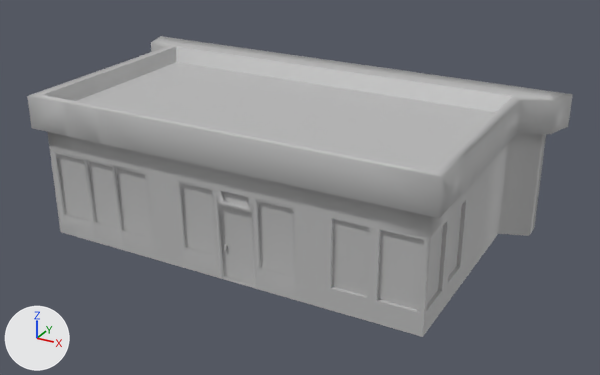
Two versions of the FBX model Assets/Models/GasStation/Paystation_Building.fbx, one commit apart.
Before and after are seen from a 50 mm lens placed at (22.25, -28.95, 14.0), pointed at (8.89, -4.67, 1.86). Every picture has the same lights, and +X, +Y and +Z are marked at lower left. Where no turn or scale is listed for an object, it has been applied to the vertices.

The scene before the commit, as lines of its bpy script (objects in view):
```python
me_mesh = bpy.data.meshes.new('Mesh')
me_mesh.from_pydata(...)  # 438 vertices, 411 faces; spans x -0.7..17.1, y -9.3..0.0, z 0.0..5.3
me_mesh.materials.append(mat_lambert1)  # grey #bcbcbc
ob_pcube3 = bpy.data.objects.new('pCube3', me_mesh)
ob_pcube3.location = (0.0, 0.0, 0.0)
```
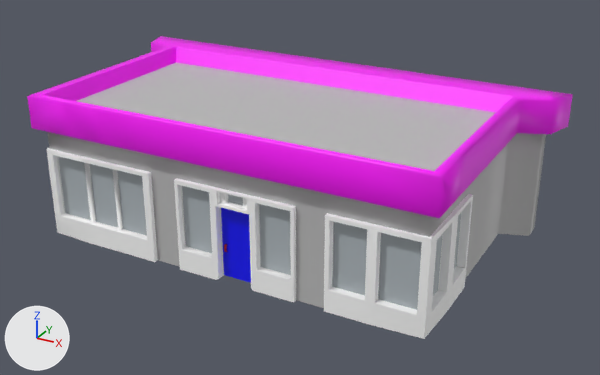
The change, as JSON lines over the scene's bpy script:
```json
{"op": "add", "block": "mat_lambert7", "code": ["mat_lambert7 = principled_material('lambert7')", "mat_lambert7.base_color = (1.0, 0.0, 1.0)  # pink #ff00ff"]}
{"op": "add", "block": "mat_window", "code": ["mat_window = principled_material('Window')", "mat_window.base_color = (0.423, 0.47, 0.5)  # grey #aeb6bc"]}
{"op": "add", "block": "mat_lambert5", "code": ["mat_lambert5 = principled_material('lambert5')", "mat_lambert5.base_color = (0.5, 0.0, 0.0)  # red #bc0000"]}
{"op": "add", "block": "mat_lambert2", "code": ["mat_lambert2 = principled_material('lambert2')", "mat_lambert2.base_color = (0.0, 0.0, 1.0)  # blue #0000ff"]}
{"op": "add", "block": "mat_lambert3", "code": ["mat_lambert3 = principled_material('lambert3')", "mat_lambert3.base_color = (1.0, 1.0, 1.0)  # white #ffffff"]}
{"block": "me_mesh", "where": "# used by ob_pcube3; location = (0.0, 0.0, 0.0)"}
{"op": "remove", "block": "me_mesh", "code": "me_mesh.from_pydata(...)  # 438 vertices, 411 faces; spans x -0.7..17.1, y -9.3..0.0, z 0.0..5.3"}
{"op": "add", "block": "me_mesh", "code": "me_mesh.from_pydata(...)  # 552 vertices, 514 faces; spans x -0.7..17.1, y -9.3..0.0, z 0.0..5.3"}
{"block": "me_mesh", "change": "me_mesh part 1"}
{"block": "me_mesh", "change": "58 faces are deleted"}
{"block": "me_mesh", "change": "98 vertices are added at x 0.9..15.5, y -9.1..-5.5, z 0.0..3.3"}
{"block": "me_mesh", "change": "148 new faces join them, mat_lambert3 (white #ffffff)"}
{"block": "me_mesh", "change": "4 new faces join them, mat_lambert1 (grey #bcbcbc)"}
{"block": "me_mesh", "change": "me_mesh part 2: 150 faces spanning x -0.7..17.1, y -9.3..0.0, z 4.2..5.3 switch from mat_lambert1 (grey #bcbcbc) to mat_lambert7 (pink #ff00ff)"}
{"block": "me_mesh", "change": "me_mesh part 3: 2 faces spanning x 1.4..9.5, y -8.8..-1.7, z 0.1..3.2 switch from mat_lambert1 (grey #bcbcbc) to mat_lambert2 (blue #0000ff)"}
{"block": "me_mesh", "change": "me_mesh part 4: 55 faces spanning x 1.0..15.4, y -8.9..-5.7, z 0.1..3.3 switch from mat_lambert1 (grey #bcbcbc) to mat_lambert3 (white #ffffff)"}
{"block": "me_mesh", "change": "me_mesh part 5: 12 faces spanning x 1.1..15.3, y -8.8..-5.7, z 0.8..3.2 switch from mat_lambert1 (grey #bcbcbc) to mat_window (grey #aeb6bc)"}
{"op": "add", "block": "me_mesh", "code": "me_mesh.materials.append(mat_lambert5)  # red #bc0000"}
```

Boxes [x1, y1, x2, y2] around the edits, measured in the pictures (600 x 375 px):
```json
{"object": "pCube3", "change": "reshaped", "before": [27, 36, 573, 337], "after": [27, 36, 573, 339]}
{"part": 1, "of": "me_mesh", "change": "built on", "before": [50, 149, 468, 337], "after": [46, 148, 473, 339]}
{"part": 2, "of": "me_mesh", "change": "recoloured", "before": [27, 36, 573, 218], "after": [27, 36, 573, 218], "on screen": "grey to pink"}
{"part": 3, "of": "me_mesh", "change": "recoloured", "before": [221, 208, 251, 283], "after": [221, 208, 251, 283], "on screen": "grey to blue"}
{"part": 4, "of": "me_mesh", "change": "recoloured", "before": [56, 156, 466, 312], "after": [56, 156, 466, 312]}
{"part": 5, "of": "me_mesh", "change": "recoloured", "before": [58, 156, 461, 310], "after": [58, 156, 461, 310]}
```
